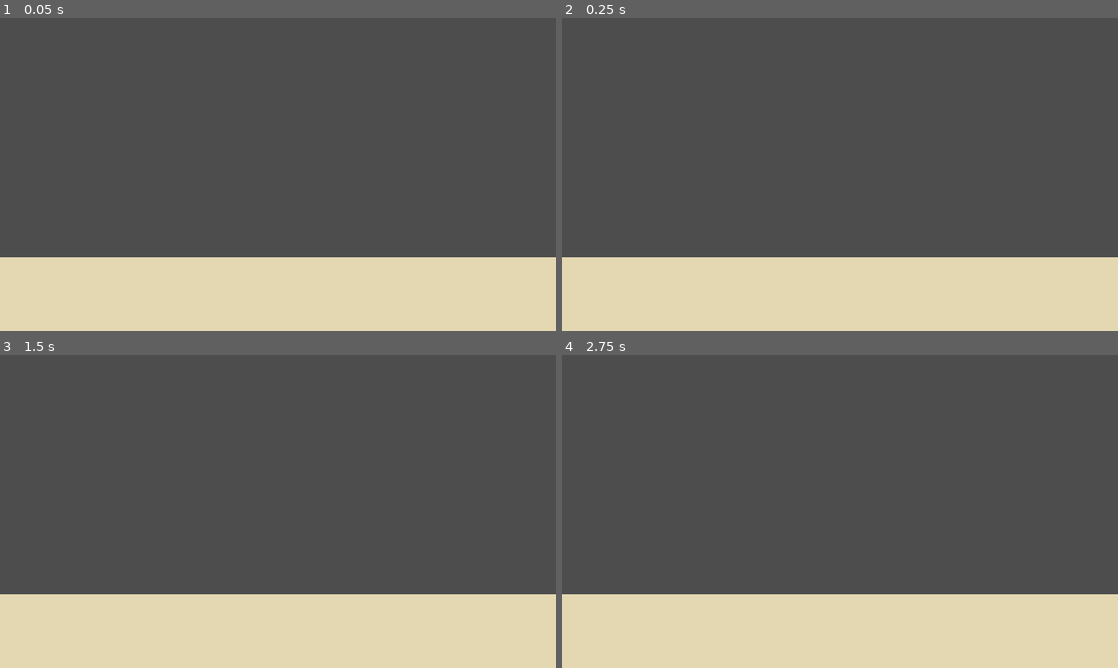
Above: before the commit, frames 1-4 (two rows, left to right).
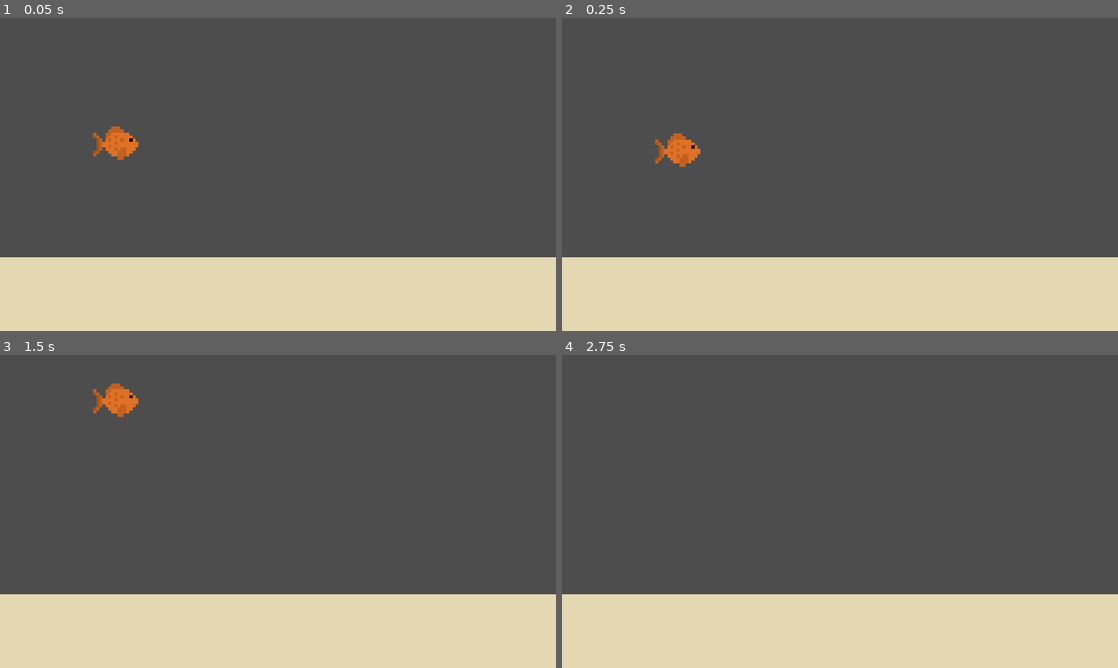
Above: after the commit, the same moments.

Repository: NSCarter/Flappy-Bird
Game: Godot game, scene res://Scenes/Main.tscn
Two runs of this game, one before a commit and one after it. Both use one fixed random seed, a clock stepped at 60 frames per second and the inputs below.
Inputs:
- Up to frame 1 (0.05 s): no input
- Up to frame 2 (0.25 s): no input
- Up to frame 3 (1.5 s): tap Space (jump, bound only after the commit) at 0.6, 0.77, 1.07, 1.35 s
- Up to frame 4 (2.75 s): tap Space (jump, bound only after the commit) at 1.52, 1.82, 2.1 s

The runs differ from the first frame. In frame 1, 0.5% of the frame differs, in the area x 16-25%, y 34-46%; in frame 2, 0.5%; in frame 3, 0.5%, in the area x 16-25%, y 9-20%; in frame 4, nothing differs.

Commit message:
Added a fish that jumps

Diff:
--- /dev/null
+++ b/Scenes/Fish.tscn
@@ -0,0 +1,25 @@
+[gd_scene load_steps=4 format=3 uid="uid://btwuvdhthcvor"]
+
+[ext_resource type="Texture2D" uid="uid://bb0isndhp4ugy" path="res://Assets/Images/Fish.png" id="1_kix06"]
+[ext_resource type="Script" path="res://Scripts/Fish.gd" id="1_mu76w"]
+
+[sub_resource type="RectangleShape2D" id="RectangleShape2D_v5arg"]
+size = Vector2(94, 69)
+
+[node name="Fish" type="Node2D"]
+
+[node name="CharacterBody2D" type="CharacterBody2D" parent="."]
+position = Vector2(-5, 495)
+script = ExtResource("1_mu76w")
+
+[node name="TextureRect" type="TextureRect" parent="CharacterBody2D"]
+offset_left = 6.0
+offset_top = -496.0
+offset_right = 46.0
+offset_bottom = -456.0
+scale = Vector2(2.5, 2.5)
+texture = ExtResource("1_kix06")
+
+[node name="CollisionShape2D" type="CollisionShape2D" parent="CharacterBody2D"]
+position = Vector2(59, -455.5)
+shape = SubResource("RectangleShape2D_v5arg")
--- a/Scenes/Main.tscn
+++ b/Scenes/Main.tscn
@@ -1,4 +1,6 @@
-[gd_scene load_steps=2 format=3 uid="uid://l71gw3ott3w0"]
+[gd_scene load_steps=3 format=3 uid="uid://l71gw3ott3w0"]
+
+[ext_resource type="PackedScene" uid="uid://btwuvdhthcvor" path="res://Scenes/Fish.tscn" id="1_mc1iy"]
 
 [sub_resource type="SegmentShape2D" id="SegmentShape2D_11pxr"]
 a = Vector2(-150, -41)
@@ -18,3 +20,6 @@
 [node name="CollisionShape2D" type="CollisionShape2D" parent="Floor"]
 position = Vector2(146, 537)
 shape = SubResource("SegmentShape2D_11pxr")
+
+[node name="Fish" parent="." instance=ExtResource("1_mc1iy")]
+position = Vector2(186, 219)
--- /dev/null
+++ b/Scripts/Fish.gd
@@ -0,0 +1,22 @@
+extends CharacterBody2D
+
+var key_pressed = false
+const JUMP_SPEED = 400
+const FALLING_SPEED = 500
+var vertical_speed = 0
+var collided = false
+
+
+func _process(delta):
+	if not collided:
+		if Input.is_action_just_released("jump"):
+			vertical_speed = JUMP_SPEED
+
+		position.y -= vertical_speed * delta
+		vertical_speed -= FALLING_SPEED * delta
+
+func _physics_process(delta):
+	var collision = move_and_collide(velocity * delta)
+	if collision:
+		vertical_speed = 0
+		collided = true
--- a/project.godot
+++ b/project.godot
@@ -10,17 +10,25 @@
 
 [application]
 
-config/name="Flappy Bird"
+config/name="Flappy Fish"
 run/main_scene="res://Scenes/Main.tscn"
 config/features=PackedStringArray("4.2", "GL Compatibility")
-config/icon="res://icon.svg"
 
 [display]
 
 window/stretch/mode="canvas_items"
 window/stretch/aspect="ignore"
 
+[input]
+
+jump={
+"deadzone": 0.5,
+"events": [Object(InputEventKey,"resource_local_to_scene":false,"resource_name":"","device":-1,"window_id":0,"alt_pressed":false,"shift_pressed":false,"ctrl_pressed":false,"meta_pressed":false,"pressed":false,"keycode":0,"physical_keycode":32,"key_label":0,"unicode":32,"echo":false,"script":null)
+]
+}
+
 [rendering]
 
+textures/canvas_textures/default_texture_filter=0
 renderer/rendering_method="gl_compatibility"
 renderer/rendering_method.mobile="gl_compatibility"
Binary file added: Assets/Images/Fish.png
Not shown, added: Assets/Images/Fish.png.import
